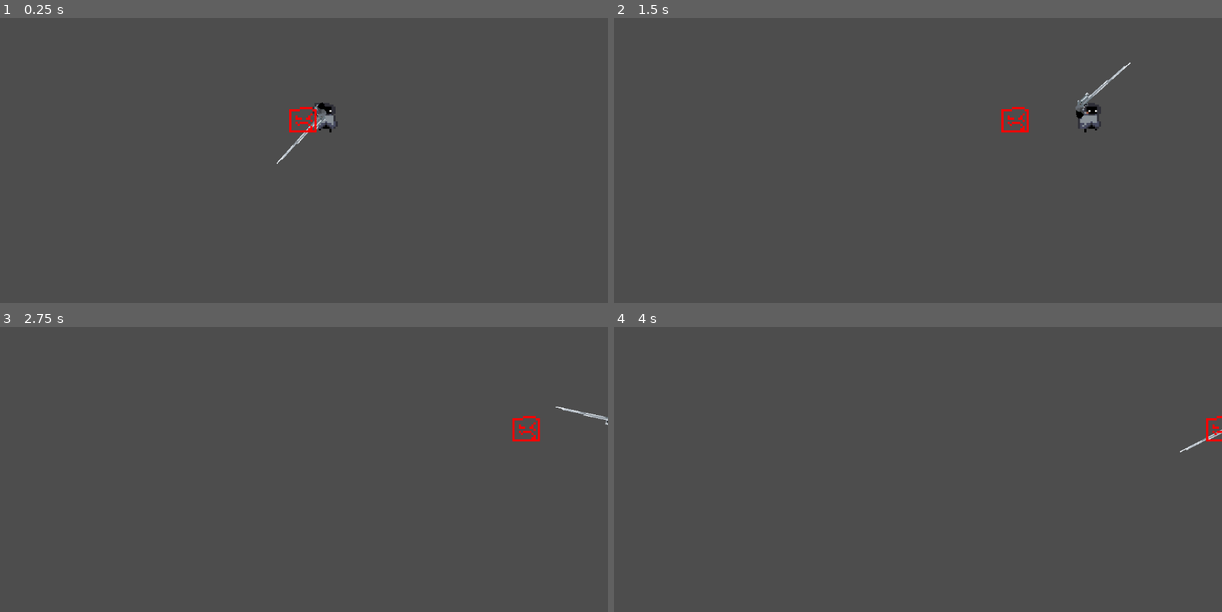
Above: before the commit, frames 1-4 (two rows, left to right).
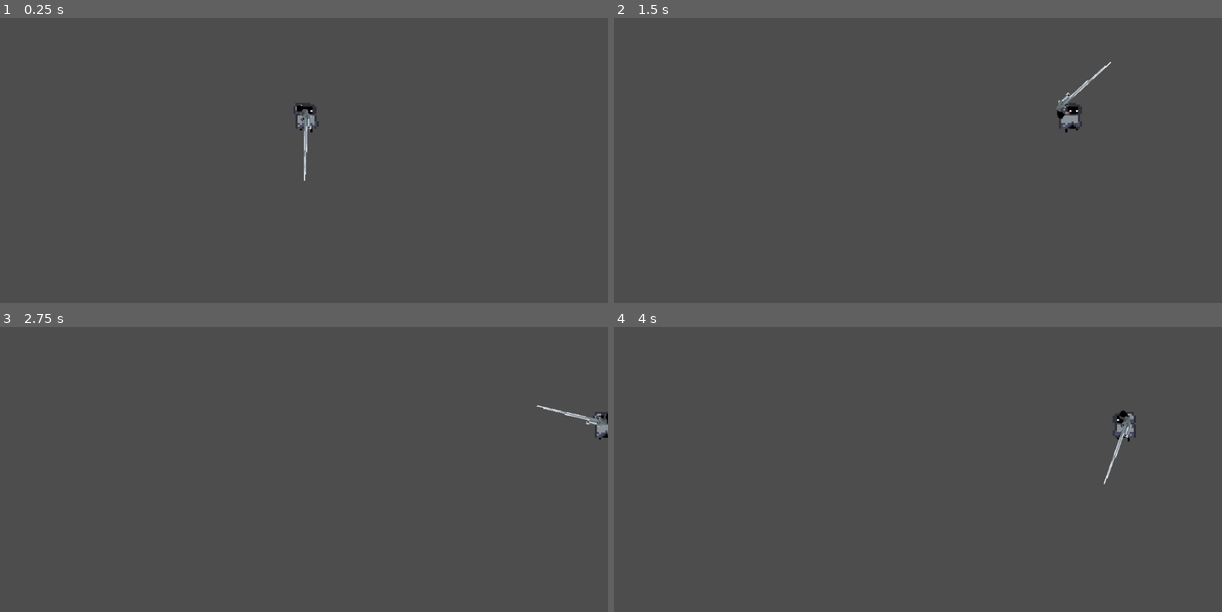
Above: after the commit, the same moments.

Repository: Titanothere/Sphelsylt-LV1-LP4-2025
Game: Godot game, scene res://scenes/game.tscn
Two runs of this game, one before a commit and one after it. Both use one fixed random seed, a clock stepped at 60 frames per second and the inputs below.
Inputs (mouse positions are in pixels of both pictures, inside the frame that each line leads up to):
- Up to frame 1 (0.25 s): no input
- Up to frame 2 (1.5 s): tap Enter at 0.5 s; move the mouse to (1051, 114) at 0.52 s; hold Right (ui_right) 0.53-1.25 s; click (1051, 114) at 0.67 s; drag from (796, 149) to (1088, 97) at 1.27 s
- Up to frame 3 (2.75 s): move the mouse to (364, 366) at 2.02 s; hold Right (ui_right) from 2.03 s (still down)
- Up to frame 4 (4 s): release Right (ui_right) at 2.75 s; drag from (887, 509) to (735, 389) at 2.77 s; move the mouse to (1100, 492) at 3.52 s; hold Left (ui_left) from 3.53 s (still down)

The runs differ from the first frame. In frame 1, 0.7% of the frame differs, in the area x 45-56%, y 29-58%; in frame 2, 1.0%, in the area x 63-85%, y 15-41%; in frame 3, 0.5%; in frame 4, 0.5%.

Commit message:
Skapat en level loop som spawnar fler enemies med lägre cooldown per level

Diff:
--- a/scenes/game.tscn
+++ b/scenes/game.tscn
@@ -20,7 +20,6 @@
 zoom = Vector2(4, 4)
 
 [node name="Backpack" parent="Camera2D" instance=ExtResource("1_yqjtg")]
-position = Vector2(-1, -5)
 
 [node name="StateMachine" type="Node" parent="."]
 script = ExtResource("6_gee14")
--- a/scripts/GunbladeArea.gd
+++ b/scripts/GunbladeArea.gd
@@ -13,6 +13,7 @@
 var last_pos : Vector2
 var spread_mod = 1
 var attack_speed_mod = 1
+
 
 
 @onready var player = $""
@@ -66,3 +67,16 @@
 	if body.has_method("take_damage"):
 		body.take_damage(SWING_DMG * swing_dmg_mod, hitId)
 		#print("DAMAAG")
+
+func alter_blade(item):
+	match item:
+		"Knockback":
+			return
+		"Range":
+			return
+		"Spread":
+			return
+		"Crit Chance":
+			return
+		"Projectile Size":
+			return
--- a/scripts/backpack.gd
+++ b/scripts/backpack.gd
@@ -3,6 +3,7 @@
 var shown : bool
 var currentContainer : int = 0
 var aspectScene = preload("res://scenes/aspect.tscn")
+signal make_asp
 
 func _ready():
 	process_mode = Node.PROCESS_MODE_ALWAYS
@@ -10,16 +11,20 @@
 	shown = false
 
 func _input(event: InputEvent) -> void:
-	if(event.as_text() == "G"):
-		show()
-		shown = true
-		get_tree().paused = true
-	elif(event.as_text() == "F"):
-		hide()
-		shown = false
-		get_tree().paused = false
-	if(shown):
-		if (event.as_text() == "S"):
+	#if(event.as_text() == "G"):
+
+	#if(event.as_text() == "F"):
+
+	if(event.as_text() == "P"):
+		var aspect0 = get_node("PanelContainer0").get_child(0)
+		var aspect1 = get_node("PanelContainer1").get_child(0)
+		print(aspect0.showAspectType(aspect0.type) + " " + aspect1.showAspectType(aspect1.type))
+	if (event.as_text() == "S"):
+		if(shown):
+			make_aspect(event)
+			make_asp.emit()
+
+func make_aspect(event):
 			if currentContainer >= 6:
 				return
 			var aspect = aspectScene.instantiate()
@@ -29,7 +34,13 @@
 			currentContainer += 1
 			var container = get_node(containerName)
 			container.add_aspect(aspect)
-	if(event.as_text() == "P"):
-		var aspect0 = get_node("PanelContainer0").get_child(0)
-		var aspect1 = get_node("PanelContainer1").get_child(0)
-		print(aspect0.showAspectType(aspect0.type) + " " + aspect1.showAspectType(aspect1.type))
+
+func show_aspect():
+	show()
+	shown = true
+	get_tree().paused = true
+
+func hide_aspect():
+	hide()
+	shown = false
+	get_tree().paused = false
--- a/scripts/combat.gd
+++ b/scripts/combat.gd
@@ -21,6 +21,7 @@
 
 
 func _unhandled_key_input(event):
+	return
 	if event.pressed:
 		print("From " + name + "")
 
--- a/scripts/game.gd
+++ b/scripts/game.gd
@@ -1,15 +1,63 @@
 extends Node2D
 @onready var stm = $StateMachine
+
 signal spawned
 var enemy
+var player
+var total
+var enemy_amount
+var killed
+var time
+var spawn_cooldown
+var Backpack : Sprite2D
+var wait_on_press
+var presses
 func _process(delta : float) -> void:
-	connect("spawn", spawn_enemy)
-	pass
+	if killed == total:
+		print("Round won!")
+		total+=1
+		enemy_amount = total
+		killed = 0
+		time = 0
+		spawn_cooldown-=0.1
+		Backpack.show_aspect()
+
+
+	time += delta
+	if time >= spawn_cooldown:
+		time = 0
+		if(enemy_amount > 0):
+			spawn_enemy()
 func _ready() -> void:
-	enemy = preload("res://scenes/enemy.tscn").instantiate()
+	Backpack = $Camera2D/Backpack
+	Backpack.make_asp.connect(made_aspect.bind())
+	enemy = preload("res://scenes/enemy.tscn")
+	total = 2
+	enemy_amount = total
+	spawn_cooldown = 0.5
+	print(enemy_amount)
+	killed = 0
+	time = 0
+	presses = 0
+	player = $Player
 	spawn_enemy()
 
 func spawn_enemy() -> void:
-	add_child(enemy)
-	enemy.death.connect(stm.states["Combat"].on_death.bind())
-	spawned.emit()
+	print("enemy spawned")
+	var instance = enemy.instantiate()
+	instance.set_position(Vector2((randf()-0.5)*get_window().size.x,(randf()-0.5)*get_window().size.y))
+	instance.death.connect(on_death.bind())
+	add_child(instance)
+	print(instance.get_position)
+	enemy_amount = enemy_amount-1
+
+func on_death() -> void:
+	killed=killed +1
+	print(killed)
+
+func made_aspect() -> void:
+	presses +=1
+	print(presses)
+	if(presses == 2):
+		Backpack.hide_aspect()
+		presses = 0
--- a/scripts/player.gd
+++ b/scripts/player.gd
@@ -13,6 +13,7 @@
 func _ready():
 	anim = $AnimatedSprite2D
 	anim.play("default")
+	print(position)
 
 func _physics_process(delta: float) -> void:
 
